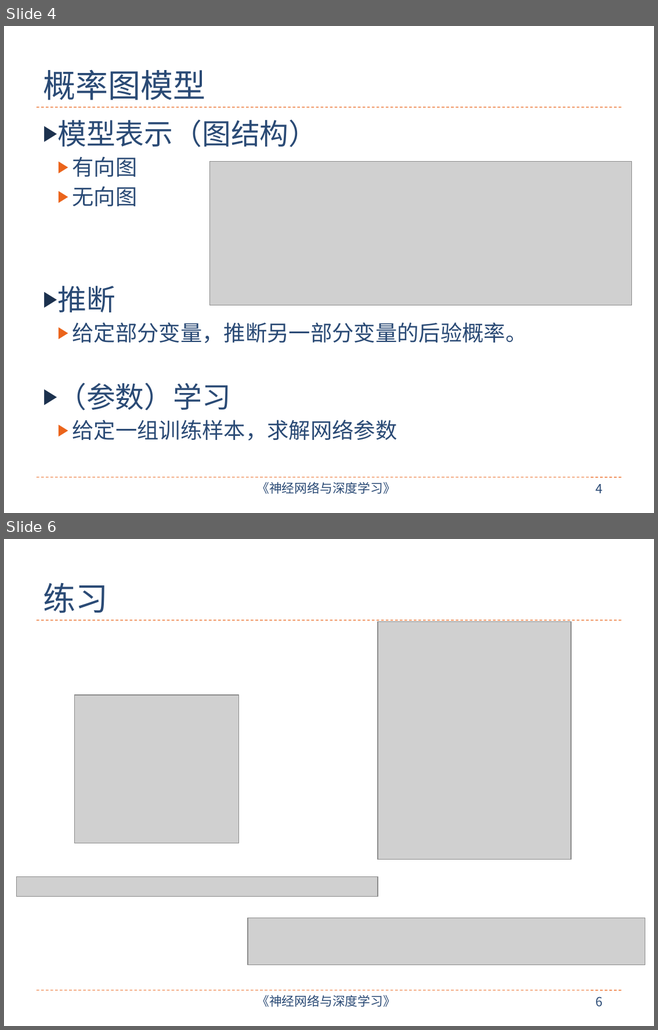
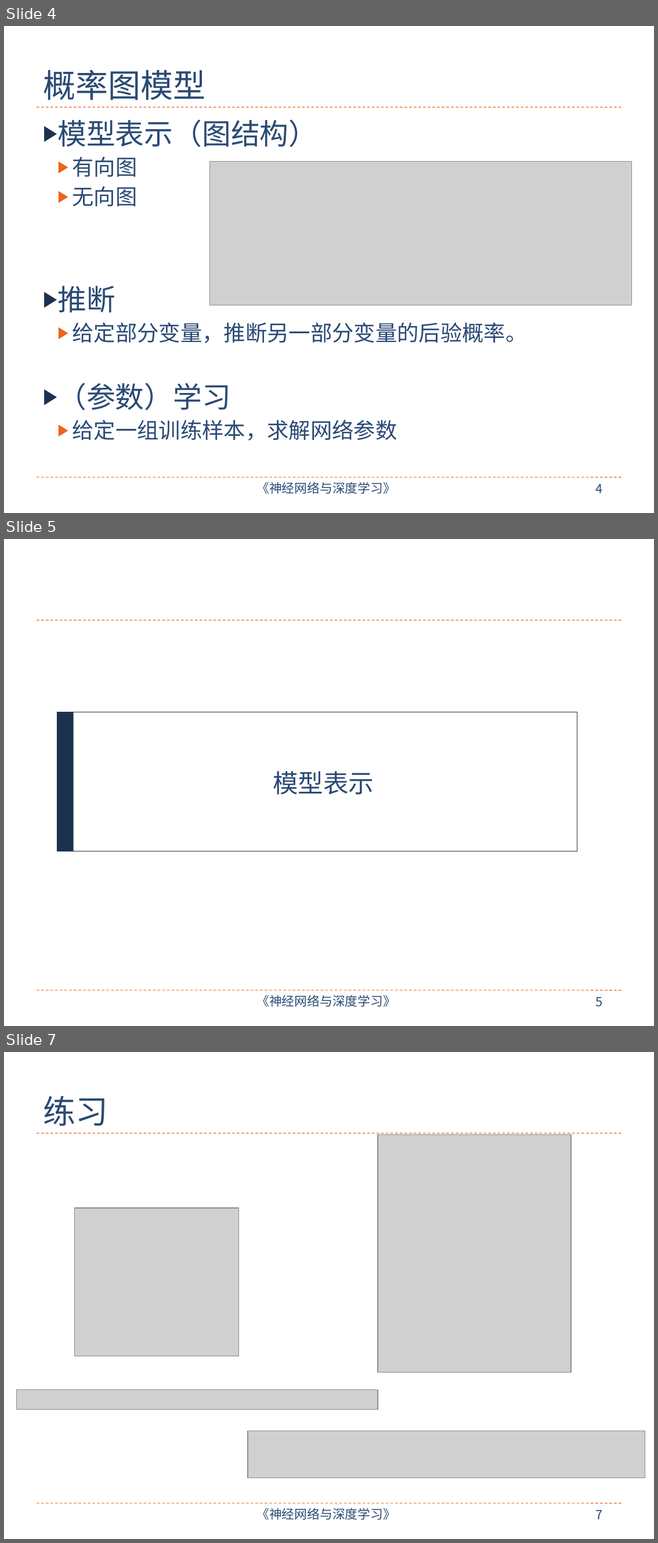
Before and after one commit to nndl/nndl.github.io, a slide deck: ppt/chap-概率图模型.pptx. Shown one above the other, each under a label of ours: slides 4 and 6 before the commit, slides 4, 5 and 7 after it; the slides between them are not shown. The pictures are 658x1030 and 658x1543 pixels, drawn with LibreOffice and Linux fonts; fonts in the diff are those of the drawing; grey boxes stand for pictures. Boxes give left, top, right and bottom in pixels: in the first picture for what was removed or moved away, otherwise in the second. Text is boxed around its words. In the diff, an @@ line names an element or a change of style, - is before the commit and + after.

```diff
--- a/ppt/chap-概率图模型.pptx
+++ b/ppt/chap-概率图模型.pptx
@@ slide 5 added at (x1=4, y1=539, x2=654, y2=1026), background #FFFFFF; not listed: 4 template elements that a slide beside it also shows @@
@@ rectangle added at (x1=57, y1=712, x2=577, y2=852), outline #1C314E 0.5 pt @@
@@ rectangle added at (x1=57, y1=712, x2=74, y2=852), fill #1C314E @@
@@ title added at (x1=273, y1=771, x2=373, y2=795), 28 pt, text #2A4A75 @@
+模型表示
@@ what was slide 6 is now slide 7 @@
@@ page number at (x1=595, y1=1510, x2=602, y2=1519): text changed @@
-6
+7
```
Also in this commit, not shown: 8 slides changed, 12 other slides added, 4 slides removed, 3 other files.
